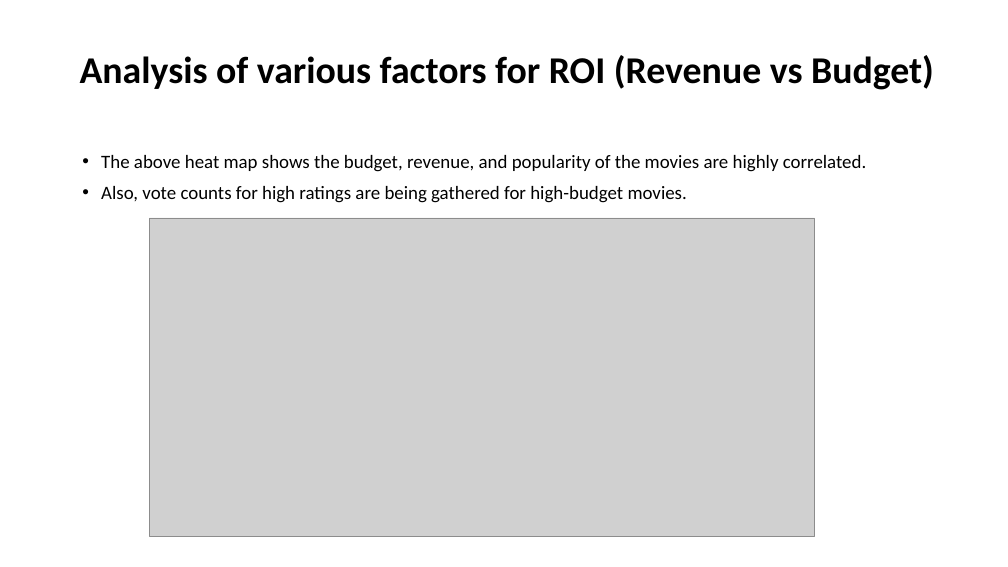
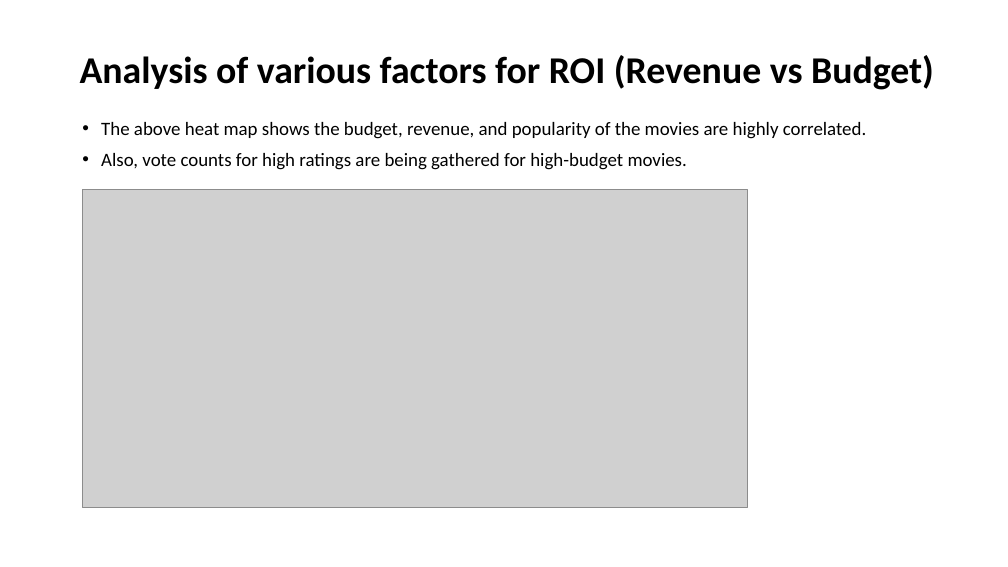
Before and after one commit to benisde/customer_shopping_habits, a slide deck: slide 5 of MOVIE_BUDDY_PRESY.pptx. Drawn at 1008x567 pixels with LibreOffice and Linux fonts; fonts in the diff are those of the drawing; grey boxes stand for pictures. Boxes give left, top, right and bottom in pixels: in the first picture for what was removed or moved away, otherwise in the second. Text is boxed around its words. In the diff, an @@ line names an element or a change of style, - is before the commit and + after.

```diff
--- a/MOVIE_BUDDY_PRESY.pptx
+++ b/MOVIE_BUDDY_PRESY.pptx
@@ text "The above heat map shows ...": place and size @@
-text "The above heat map shows ..." at [101,155,866,203]
+text "The above heat map shows ..." at [101,122,866,170]
@@ picture: place and size @@
-picture at [150,218,815,536]
+picture at [82,189,748,507]
```
Also in this commit, not shown: 6 other slides changed, 11 other files.
